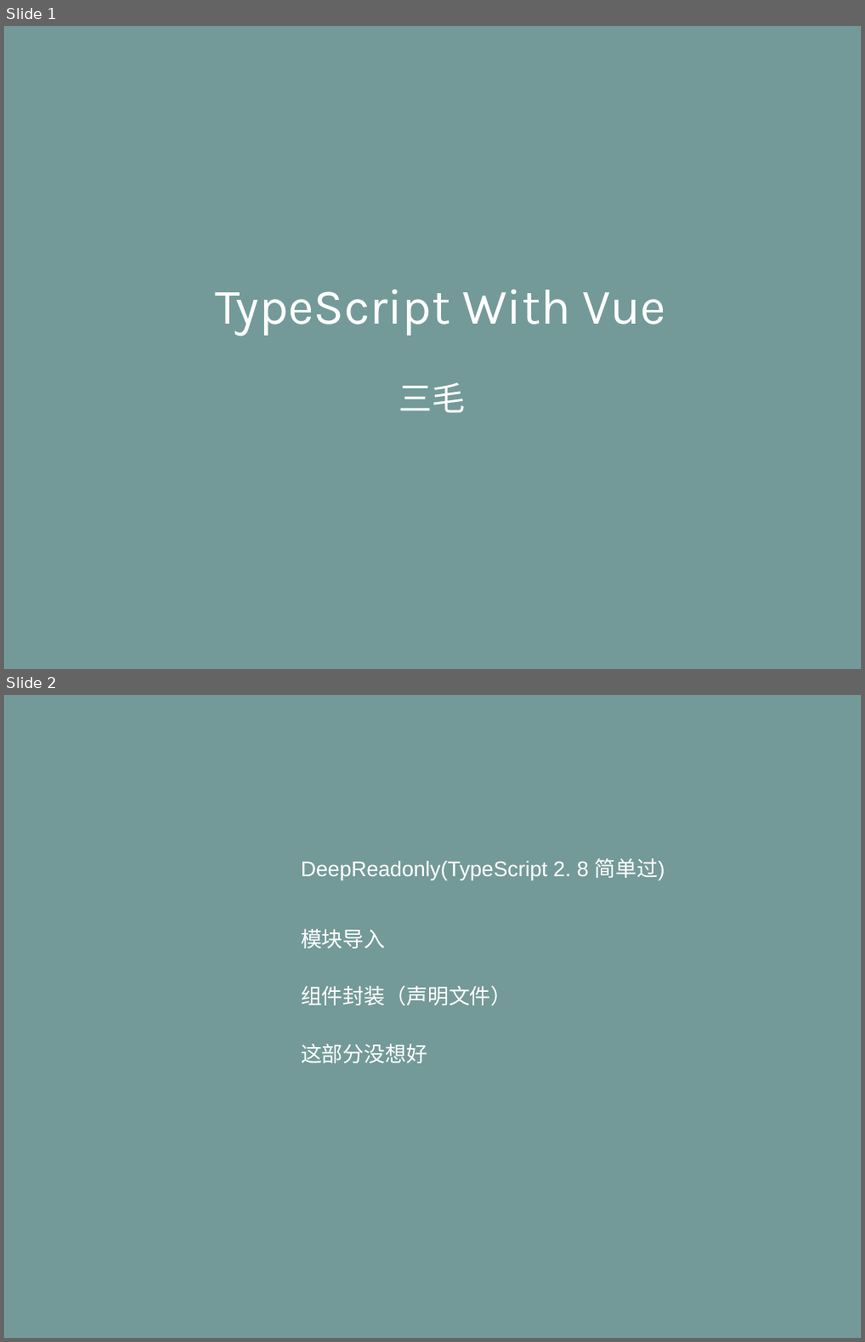
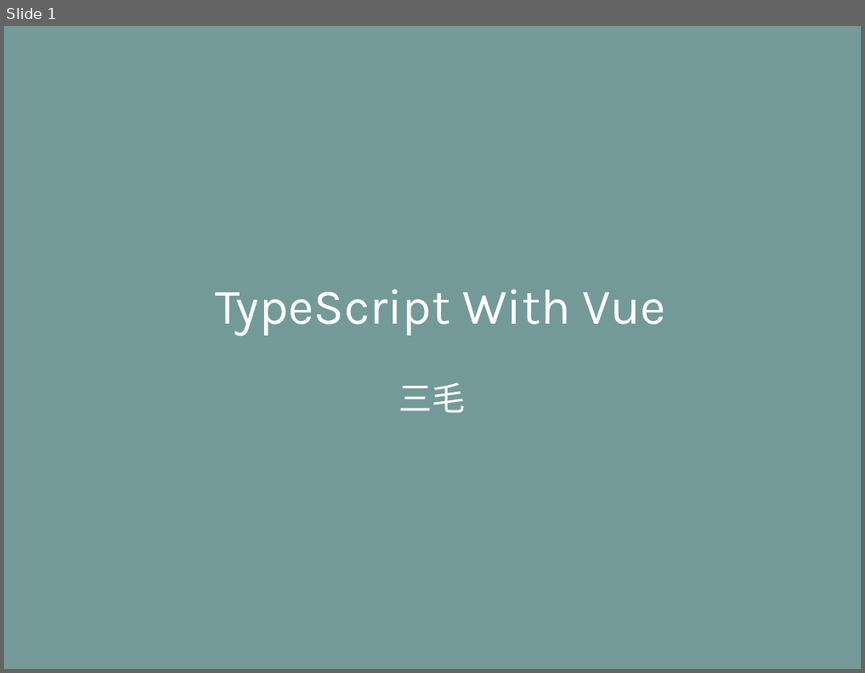
Before and after one commit to life0727/blog, a slide deck: ppt/typescript（三）.pptx. Shown one above the other, each under a label of ours: slides 1 and 2 before the commit, slide 1 after it. The pictures are 865x1342 and 865x673 pixels, drawn with LibreOffice and Linux fonts; fonts in the diff are those of the drawing. Boxes give left, top, right and bottom in pixels: in the first picture for what was removed or moved away, otherwise in the second. Text is boxed around its words. In the diff, an @@ line names an element or a change of style, - is before the commit and + after.

```diff
--- a/ppt/typescript（三）.pptx
+++ b/ppt/typescript（三）.pptx
@@ slide 2 removed at <box>4,695,861,1338</box>, background #739A98 @@
@@ text removed at <box>301,858,665,880</box> @@
-DeepReadonly(TypeScript 2. 8 简单过)
@@ text removed at <box>301,929,385,948</box> @@
-模块导入
@@ text removed at <box>301,986,512,1005</box> @@
-组件封装（声明文件）
@@ text removed at <box>301,1043,427,1063</box> @@
-这部分没想好
```
Also in this commit, not shown: 4 slides added.
